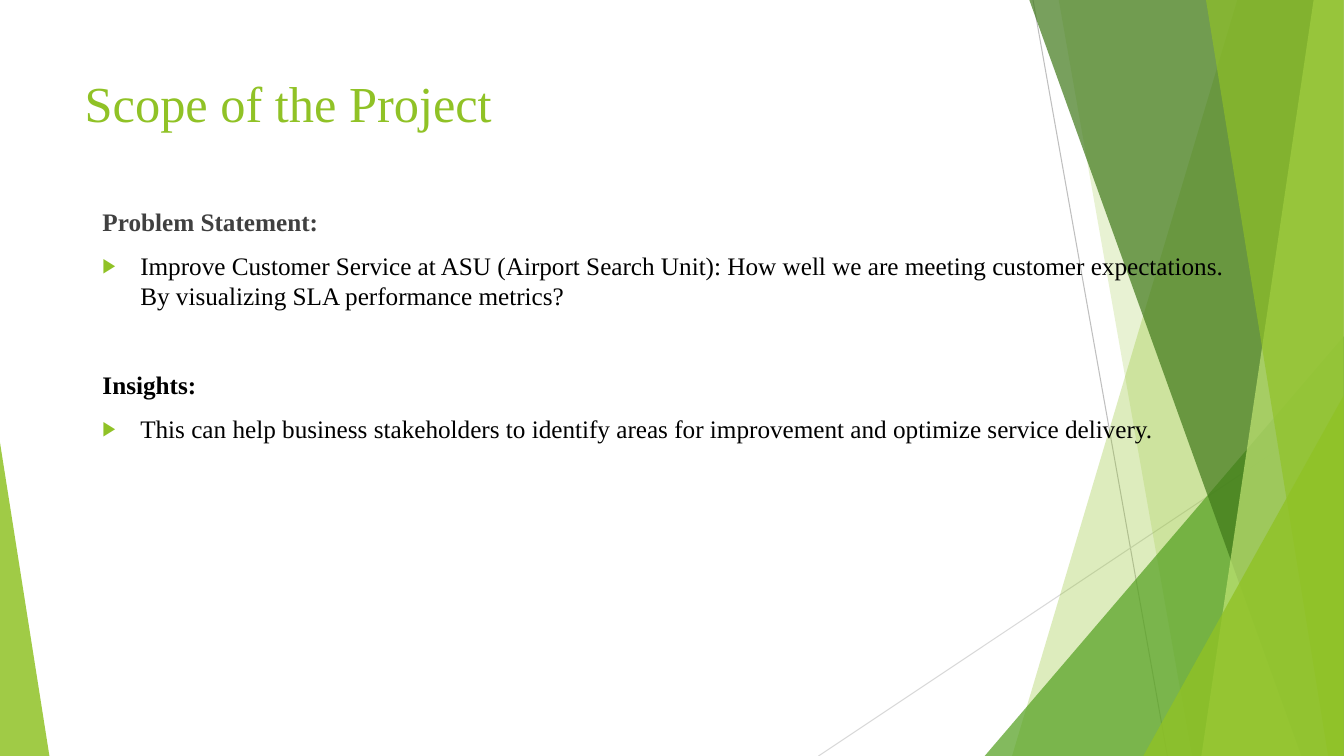
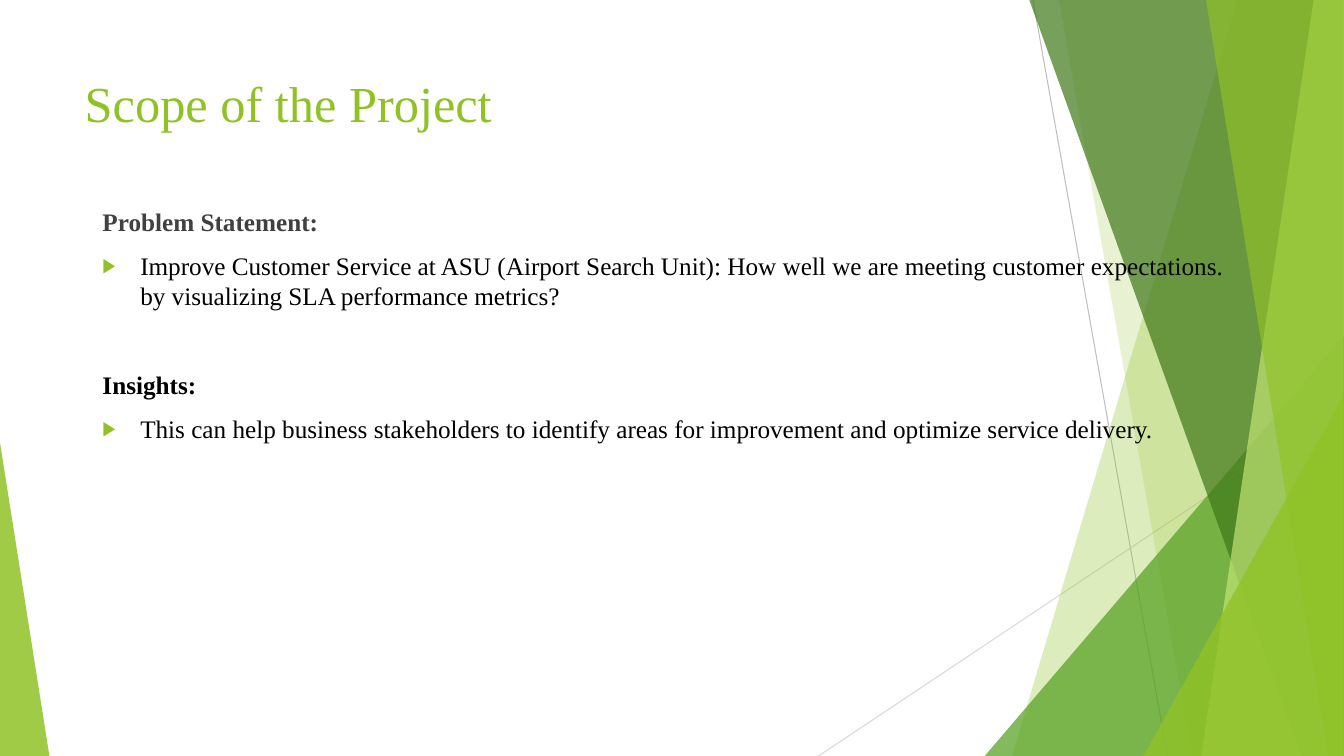
Before and after one commit to Amruthhs/EDA-ASU-Data, a slide deck: slide 2 of DAA Project.pptx. Drawn at 1344x756 pixels with LibreOffice and Linux fonts; fonts in the diff are those of the drawing. Boxes give left, top, right and bottom in pixels: in the first picture for what was removed or moved away, otherwise in the second. Text is boxed around its words. In the diff, an @@ line names an element or a change of style, - is before the commit and + after.

```diff
--- a/DAA Project.pptx
+++ b/DAA Project.pptx
@@ text at (140,255,1223,311): text changed @@
-▶ Improve Customer Service at ASU (Airport Search Unit): How well we are meeting customer expectations. By visualizing SLA performance metrics?
+▶ Improve Customer Service at ASU (Airport Search Unit): How well we are meeting customer expectations. by visualizing SLA performance metrics?
```
Also in this commit, not shown: 2 other slides changed, 1 other file.
